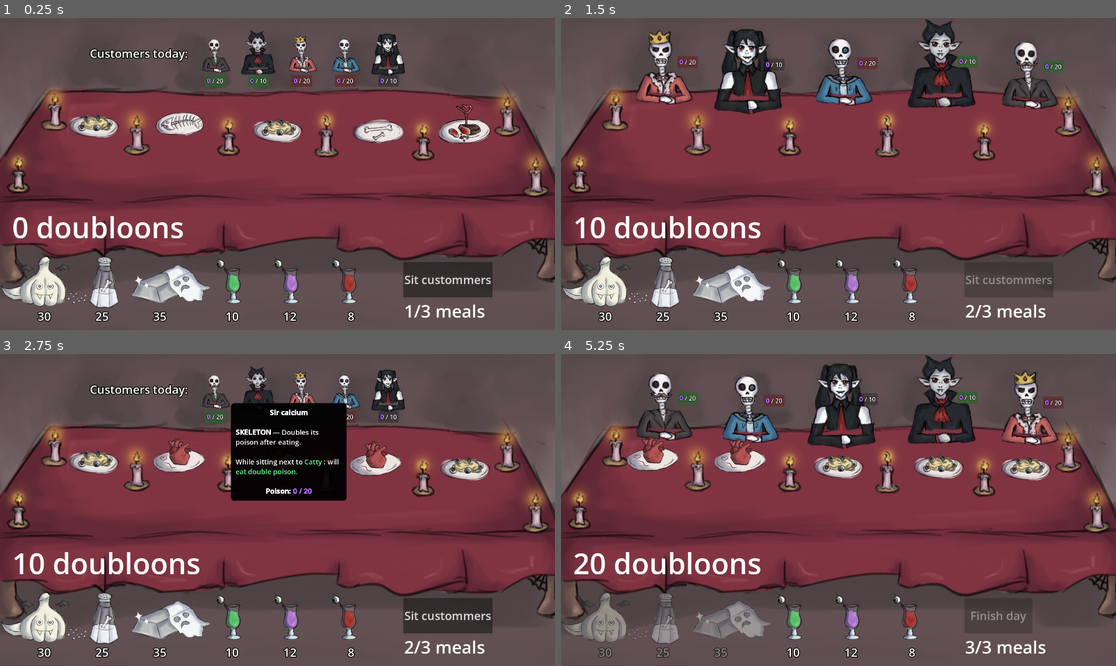
Above: before the commit, frames 1-4 (two rows, left to right).
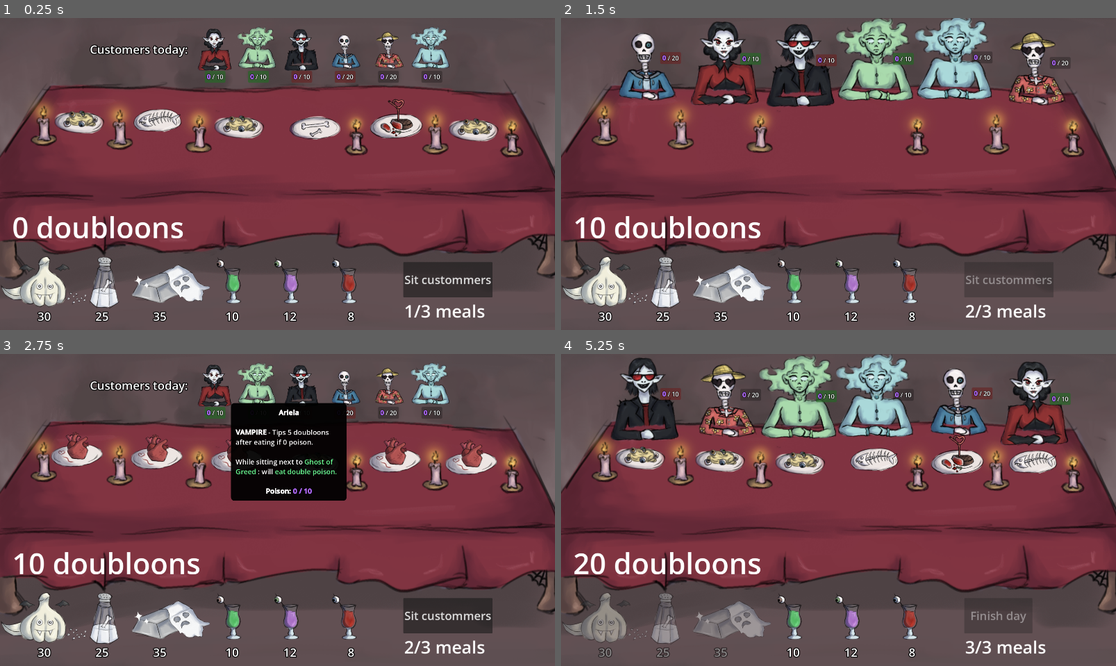
Above: after the commit, the same moments.

Repository: Henrique-Baumegger/godot-fims_food
Game: Godot game, scene res://scripts_and_scenes/main/main.tscn
Two runs of this game, one before a commit and one after it. Both use one fixed random seed, a clock stepped at 60 frames per second and the inputs below.
Inputs (mouse positions are in pixels of both pictures, inside the frame that each line leads up to):
- Up to frame 1 (0.25 s): no input
- Up to frame 2 (1.5 s): click "Sit custommers" at 0.5 s; click "Finish meal" at 1.25 s
- Up to frame 3 (2.75 s): move the mouse to (210, 385) at 2.02 s; click (210, 385) at 2.1 s
- Up to frame 4 (5.25 s): click "Sit custommers" at 2.75 s; click "Finish meal" at 3.5 s; move the mouse to (816, 385) at 4.27 s; right-click (816, 385) at 4.35 s; click "Sit custommers" at 5 s

The runs differ from the first frame. In frame 1, 18% of the frame differs, in the area x 0-100%, y 2-86%; in frame 2, 23%; in frame 3, 17%; in frame 4, 27%, in the area x 0-100%, y 0-86%.

Commit message:
balanced cust initialization

Diff:
--- a/scripts_and_scenes/global_helpers/asset_dictionary.gd
+++ b/scripts_and_scenes/global_helpers/asset_dictionary.gd
@@ -25,7 +25,7 @@
 	return table_instantiables[number_of_seats].instantiate()
 
 
-static func instantiate_random_customers_container(n: int) -> Array[CustomerContainer]:
+static func instantiate_random_customer_containers(n: int) -> Array[CustomerContainer]:
 	var customer_keys : Array [Customer.Creatures] = customer_containers_instantiables.keys()
 	var result: Array[CustomerContainer] = []
 	for i in range(n):
@@ -34,5 +34,17 @@
 	return result
 
 
+static func instantiate_balanced_customer_containers(n:int) -> Array[CustomerContainer]:
+	assert((n % customer_containers_instantiables.size()) == 0, "for balanced number, n must be multiple of 3")
+	@warning_ignore("integer_division")
+	var number_of_each_type : int = n/customer_containers_instantiables.size()
+	var result : Array [CustomerContainer]
+	for key in customer_containers_instantiables.keys():
+		for i in range(number_of_each_type):
+			result.append(customer_containers_instantiables[key].instantiate())
+	result.shuffle()
+	return result
+
+
 static func instantiate_general_object(object_name: Variant) -> Node2D:
 	return general_instantiables[object_name].instantiate()
--- a/scripts_and_scenes/main/main.gd
+++ b/scripts_and_scenes/main/main.gd
@@ -1,6 +1,9 @@
 extends Node2D
 
+
 const day_size = 3
+
+@export var var_seat_table: VariableSeatAmountTableContainer
 
 var pre_sit_phase : bool = true
 var current_round = 0
@@ -13,15 +16,13 @@
 @onready var you_die_label: Label = $YouDieLabel
 @onready var end_of_day_lose: Label = $EndOfDayLose
 
-@onready var _4_seat_table: VariableSeatAmountTableContainer = $"5SeatTable"
-
 @onready var onion: Ingredient = $Onion
 @onready var salt: Ingredient = $Salt
 @onready var silver: Ingredient = $Silver
 
 
 func _ready() -> void:
-	var table : Table = _4_seat_table.get_table()
+	var table : Table = var_seat_table.get_table()
 	table.player_is_killed.connect(_on_kills_you)
 	table.recive_tip.connect(_on_recives_tip)
 
@@ -58,7 +59,7 @@
 	else:
 		next_round_button.text = "Finish meal"
 
-	var table : Table = _4_seat_table.get_table()
+	var table : Table = var_seat_table.get_table()
 
 	onion.toggle_warm_ingredients_selectability(false)
 	salt.toggle_warm_ingredients_selectability(false)
@@ -78,7 +79,7 @@
 	current_round = (current_round+1) % day_size
 	round_label.text = str(current_round+1) + "/" + str(day_size)+ " meals"
 
-	var table : Table = _4_seat_table.get_table()
+	var table : Table = var_seat_table.get_table()
 
 	onion.toggle_warm_ingredients_selectability(true)
 	salt.toggle_warm_ingredients_selectability(true)
--- a/scripts_and_scenes/main/main.tscn
+++ b/scripts_and_scenes/main/main.tscn
@@ -2,7 +2,7 @@
 
 [ext_resource type="PackedScene" uid="uid://faph87h4jkjb" path="res://scripts_and_scenes/ingredients/ingredient.tscn" id="1_8ngdv"]
 [ext_resource type="Script" uid="uid://cj3gs41xv2c5m" path="res://scripts_and_scenes/main/main.gd" id="1_cu7v3"]
-[ext_resource type="PackedScene" uid="uid://bsvk1r7u6c4vu" path="res://scripts_and_scenes/table/5_seat_table.tscn" id="2_86746"]
+[ext_resource type="PackedScene" uid="uid://q1mle1yqvdry" path="res://scripts_and_scenes/table/6_seat_table.tscn" id="2_86746"]
 [ext_resource type="Texture2D" uid="uid://kynw3kqa7dla" path="res://art/food/poisons/garlic.png" id="4_cu7v3"]
 [ext_resource type="Texture2D" uid="uid://b8mudjqkkr3il" path="res://art/food/poisons/salt.png" id="5_6n4cw"]
 [ext_resource type="Texture2D" uid="uid://cpco8dlho3uwe" path="res://art/food/drinks/drink g.png" id="5_y5nuw"]
@@ -11,11 +11,12 @@
 [ext_resource type="Texture2D" uid="uid://b614ttf1mpkua" path="res://art/food/drinks/drink.png" id="7_86746"]
 [ext_resource type="Texture2D" uid="uid://0pmb8fggv2p" path="res://art/enviroment/Background.png" id="10_86746"]
 
-[node name="Main" type="Node2D" unique_id=959716859]
+[node name="Main" type="Node2D" unique_id=959716859 node_paths=PackedStringArray("var_seat_table")]
 script = ExtResource("1_cu7v3")
+var_seat_table = NodePath("6SeatTable")
 
-[node name="5SeatTable" parent="." unique_id=1402043585 instance=ExtResource("2_86746")]
-position = Vector2(966, 560)
+[node name="6SeatTable" parent="." unique_id=94503533 instance=ExtResource("2_86746")]
+position = Vector2(966, 546)
 
 [node name="Onion" parent="." unique_id=348821999 instance=ExtResource("1_8ngdv")]
 position = Vector2(150, 940)
--- a/scripts_and_scenes/table/table.gd
+++ b/scripts_and_scenes/table/table.gd
@@ -120,8 +120,13 @@
 
 
 func _new_set_of_customers() -> void: #
-	var random_customer_containers : Array [CustomerContainer] = AssetDictionary.instantiate_random_customers_container(table_size)
-	for cc in random_customer_containers:
+	var rigged_random_customer_containers : Array [CustomerContainer]
+	if ((table_size % AssetDictionary.customer_containers_instantiables.size()) == 0):
+		rigged_random_customer_containers = AssetDictionary.instantiate_balanced_customer_containers(table_size)
+	else:
+		rigged_random_customer_containers = AssetDictionary.instantiate_random_customer_containers(table_size)
+
+	for cc in rigged_random_customer_containers:
 		add_child(cc)
 		clients_of_the_day.append(cc.get_customer())
 	client_positions_of_this_round = clients_of_the_day.duplicate()
